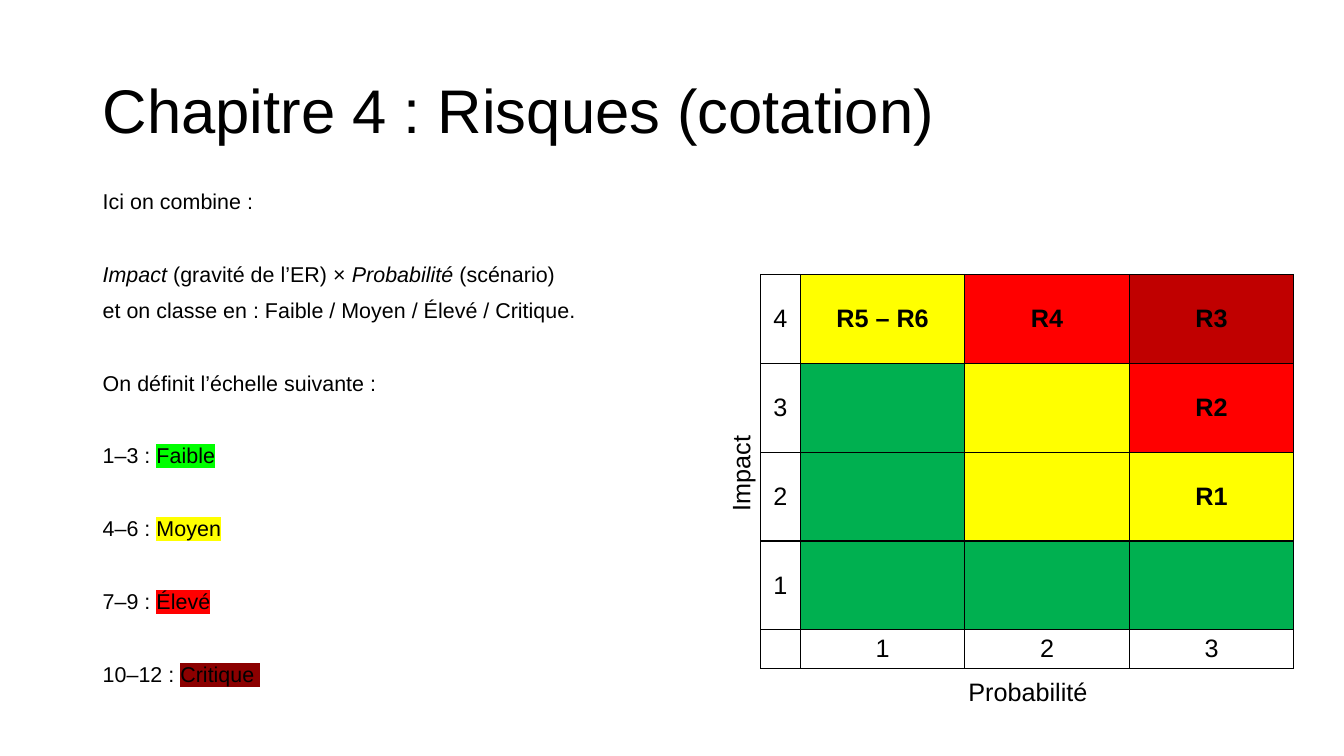
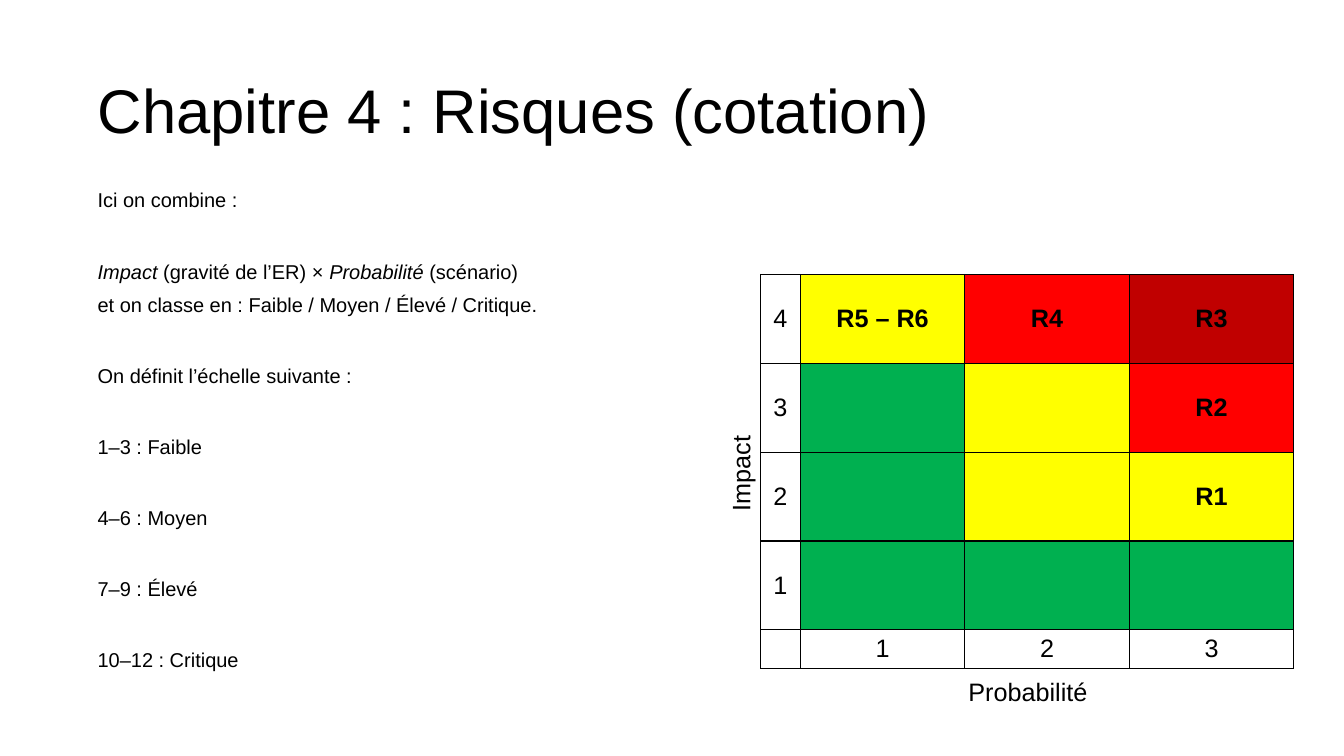
Before and after one commit to theox33/Securite_SE, a slide deck: slide 7 of Exercice PS4/Atelier 1/Diaporama.pptx. Drawn at 1344x756 pixels with LibreOffice and Linux fonts; fonts in the diff are those of the drawing. Boxes give left, top, right and bottom in pixels: in the first picture for what was removed or moved away, otherwise in the second. Text is boxed around its words. In the diff, an @@ line names an element or a change of style, - is before the commit and + after.

```diff
--- a/Exercice PS4/Atelier 1/Diaporama.pptx
+++ b/Exercice PS4/Atelier 1/Diaporama.pptx
@@ title "Chapitre 4 : Risques (cotation)": place and size @@
-title "Chapitre 4 : Risques (cotation)" at [103, 88, 934, 145]
+title "Chapitre 4 : Risques (cotation)" at [98, 88, 929, 145]
@@ text "Ici on combine :" at [98, 192, 537, 671]: size 15.3 to 14.2 pt; highlight #00FF00 to none in "Faible"; highlight #FFFF00 to none in "Moyen"; highlight #FF0000 to none in "Élevé"; highlight #8B0000 to none in "Critique"; less space between paragraphs @@
```
Also in this commit, not shown: 8 other slides changed, 1 slide added, 1 slide removed.
